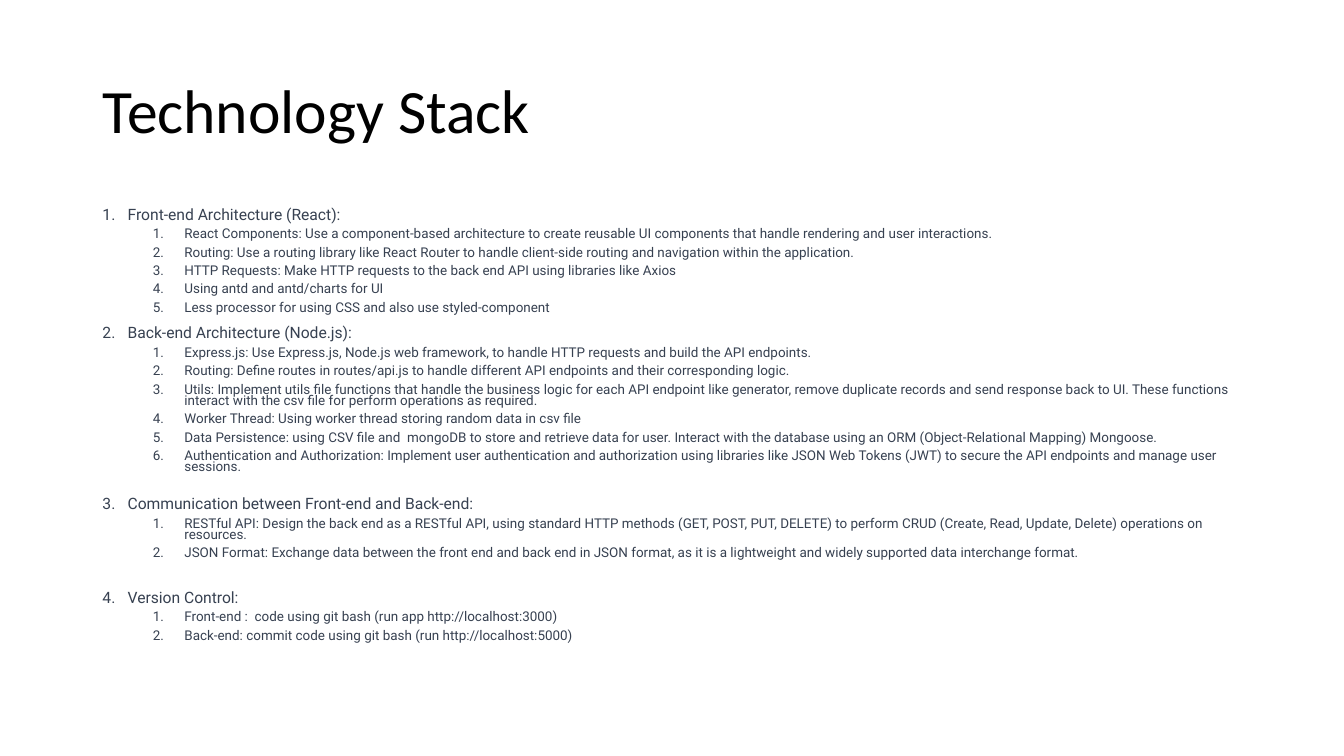
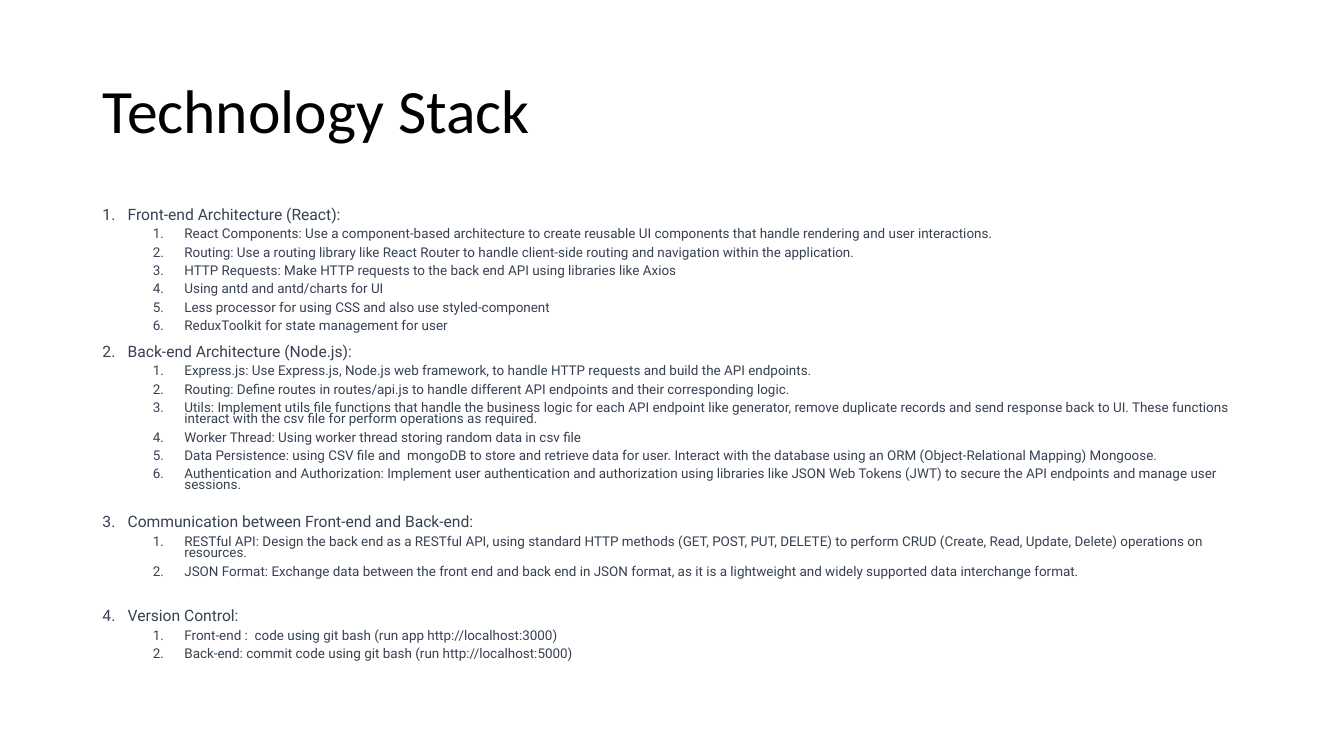
Before and after one commit to sandyksit/data-management-tool, a slide deck: slide 2 of Data management tool.pptx. Drawn at 1344x756 pixels with LibreOffice and Linux fonts; fonts in the diff are those of the drawing. Boxes give left, top, right and bottom in pixels: in the first picture for what was removed or moved away, otherwise in the second. Text is boxed around its words. In the diff, an @@ line names an element or a change of style, - is before the commit and + after.

Commit message:
Change in ppt

```diff
--- a/Data management tool.pptx
+++ b/Data management tool.pptx
@@ text at (184,320,448,333): paragraph added @@
+  6. ReduxToolkit for state management for user
```
